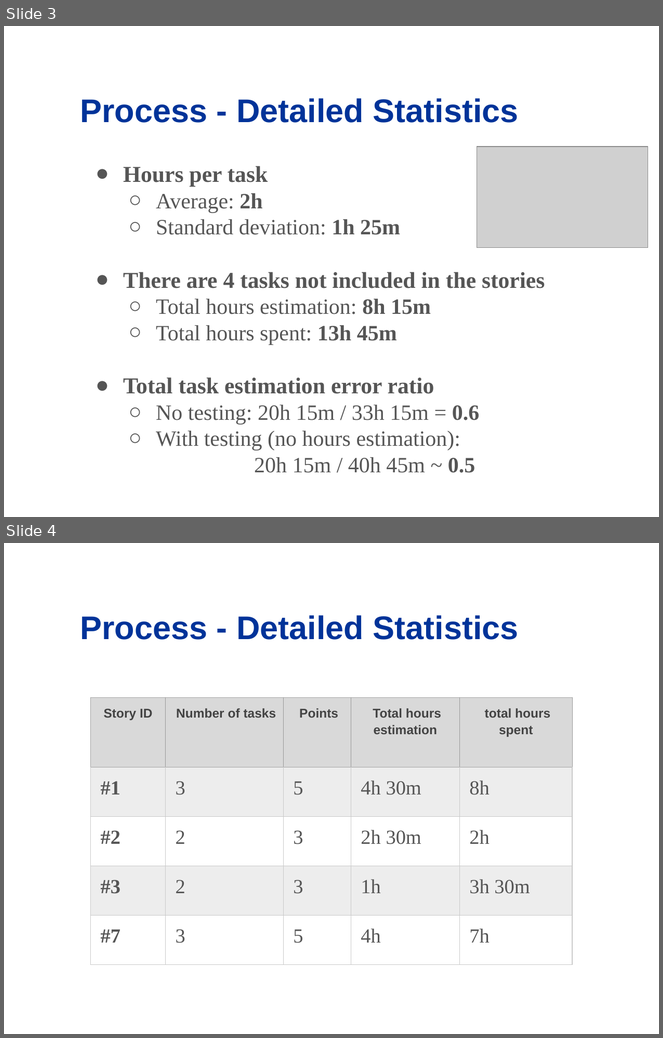
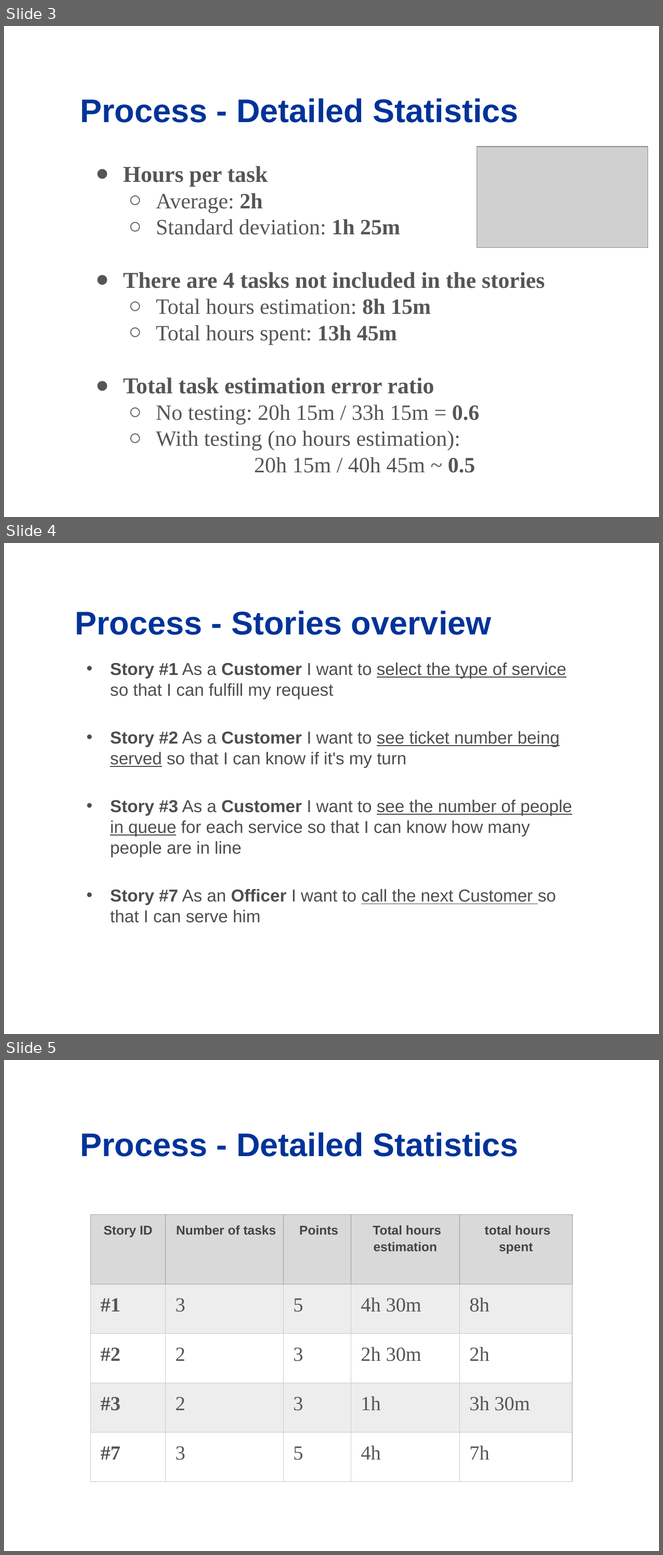
Before and after one commit to giovannitangredi/OfficeQueue, a slide deck: docs/Group17.pptx. Shown one above the other, each under a label of ours: slides 3 and 4 before the commit, slides 3, 4 and 5 after it. The pictures are 663x1038 and 663x1555 pixels, drawn with LibreOffice and Linux fonts; fonts in the diff are those of the drawing; grey boxes stand for pictures; background and template pictures are left out. Boxes give left, top, right and bottom in pixels: in the first picture for what was removed or moved away, otherwise in the second. Text is boxed around its words. In the diff, an @@ line names an element or a change of style, - is before the commit and + after.

Commit message:
docs:updated slides

```diff
--- a/docs/Group17.pptx
+++ b/docs/Group17.pptx
@@ slide 4 added at <box>4,543,659,1034</box>, background picture (left out) @@
@@ title added at <box>75,611,491,635</box>, 36 pt, text #003399, bold @@
+Process - Stories overview
@@ text added at <box>110,663,572,923</box>, 19 pt, text #4D4D4D @@
+• Story #1 As a Customer I want to select the type of service so that I can fulfill my request
+• Story #2 As a Customer I want to see ticket number being served so that I can know if it's my turn
+• Story #3 As a Customer I want to see the number of people in queue for each service so that I can know how many people are in line
+• Story #7 As an Officer I want to call the next Customer so that I can serve him
@@ what was slide 4 is now slide 5 @@
```
Also in this commit, not shown: 3 other files.
